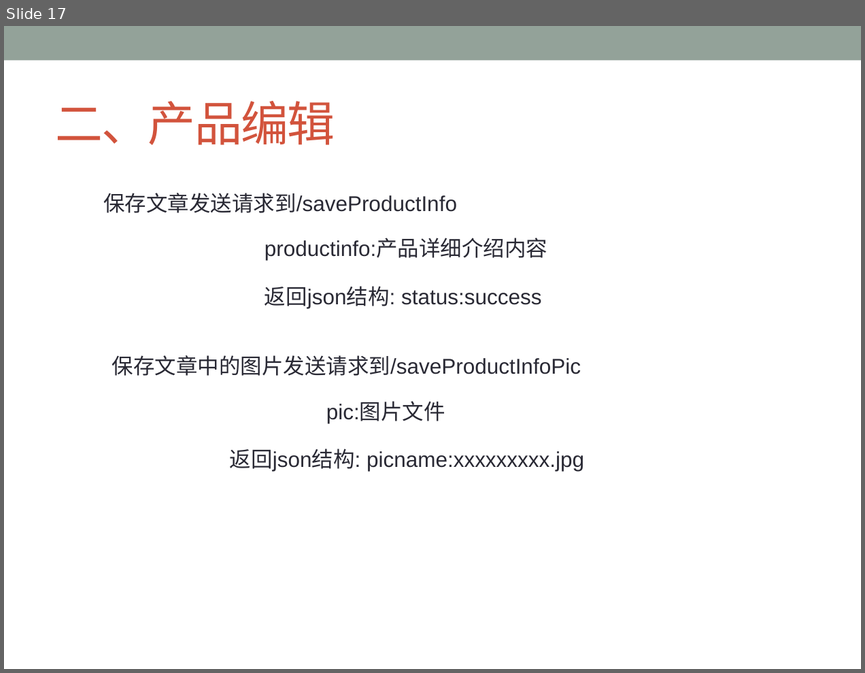
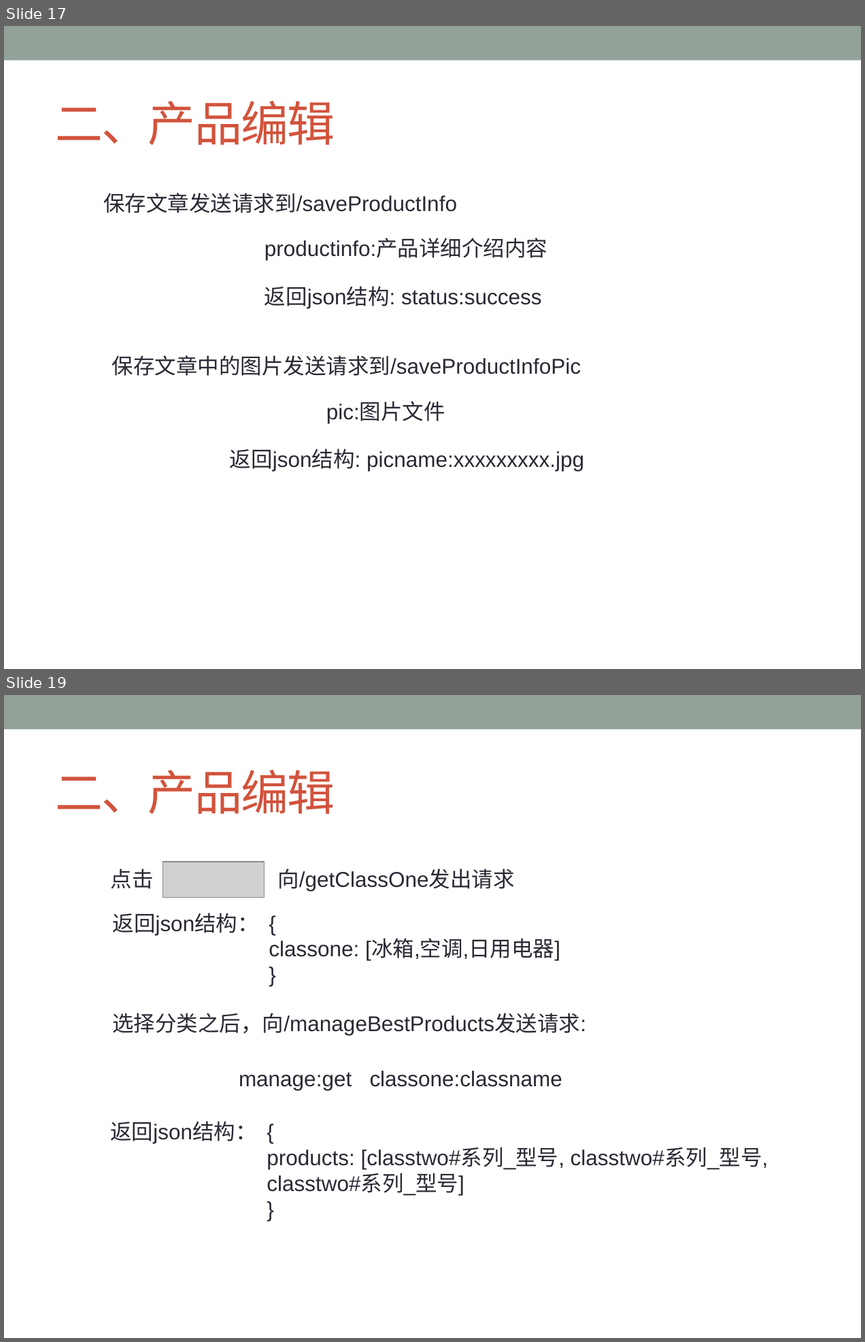
Before and after one commit to ChanSeaThink/LULLGREE, a slide deck: ZSGree前后端逻辑及接口.pptx. Shown one above the other, each under a label of ours: slide 17 before the commit, slides 17 and 19 after it; the slides between them are not shown. The pictures are 865x673 and 865x1342 pixels, drawn with LibreOffice and Linux fonts; fonts in the diff are those of the drawing; grey boxes stand for pictures. Boxes give left, top, right and bottom in pixels: in the first picture for what was removed or moved away, otherwise in the second. Text is boxed around its words. In the diff, an @@ line names an element or a change of style, - is before the commit and + after.

Commit message:
完成产品的接口定义

```diff
--- a/ZSGree前后端逻辑及接口.pptx
+++ b/ZSGree前后端逻辑及接口.pptx
@@ slide 19 added at [4,695,861,1338], background #FFFFFF; not listed: 1 template element that a slide beside it also shows @@
@@ title added at [56,770,335,814], 40 pt, text #D2533C @@
+二、产品编辑
@@ text added at [111,868,154,889], 18 pt, text #292934 @@
+点击
@@ picture added at [162,861,264,897] @@
@@ text added at [277,868,514,892], 18 pt, text #292934 @@
+向/getClassOne发出请求
@@ text added at [113,913,259,936], 18 pt, text #292934 @@
+返回json结构：
@@ text added at [269,939,560,960], 18 pt, text #292934 @@
+{
+classone: [冰箱,空调,日用电器]
+}
@@ text added at [112,1013,586,1036], 18 pt, text #292934 @@
+选择分类之后，向/manageBestProducts发送请求:
@@ text added at [239,1070,562,1090], 18 pt, text #292934 @@
+manage:get classone:classname
@@ text added at [110,1121,256,1144], 18 pt, text #292934 @@
+返回json结构：
@@ text added at [266,1148,768,1195], 18 pt, text #292934 @@
+{
+products: [classtwo#系列_型号, classtwo#系列_型号, classtwo#系列_型号]
+}
```
Also in this commit, not shown: 2 other slides added.
